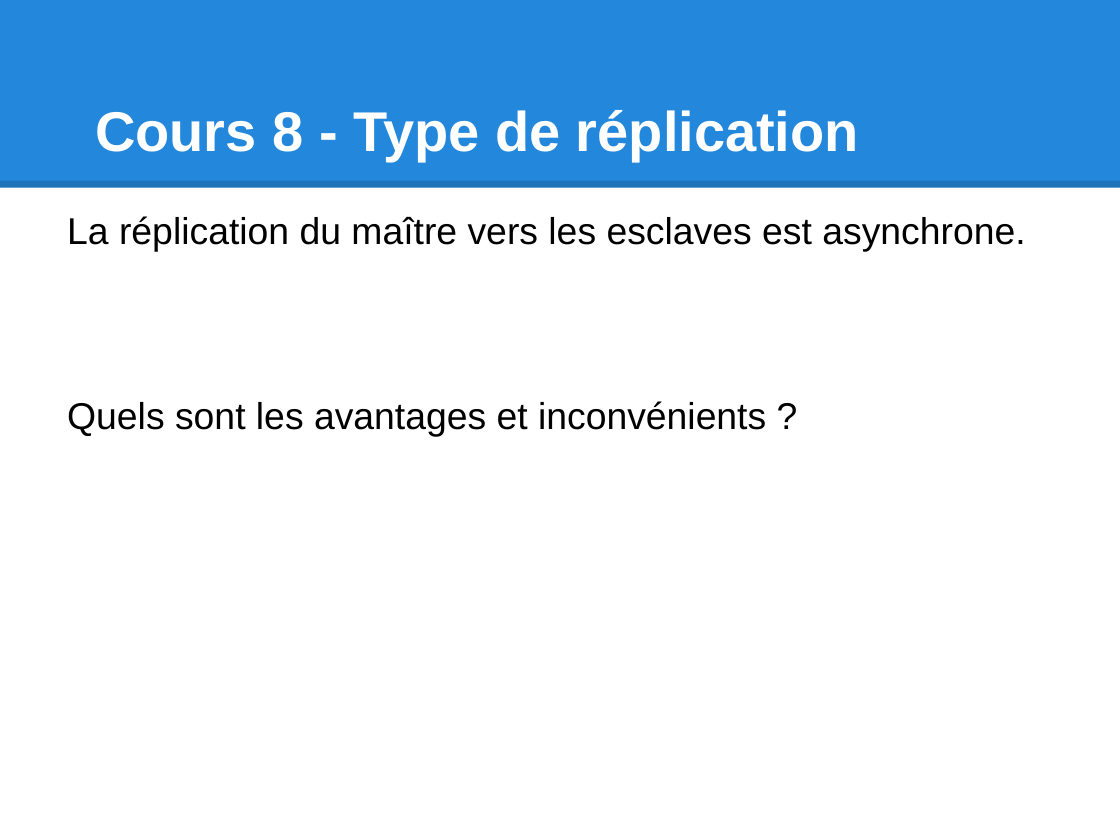
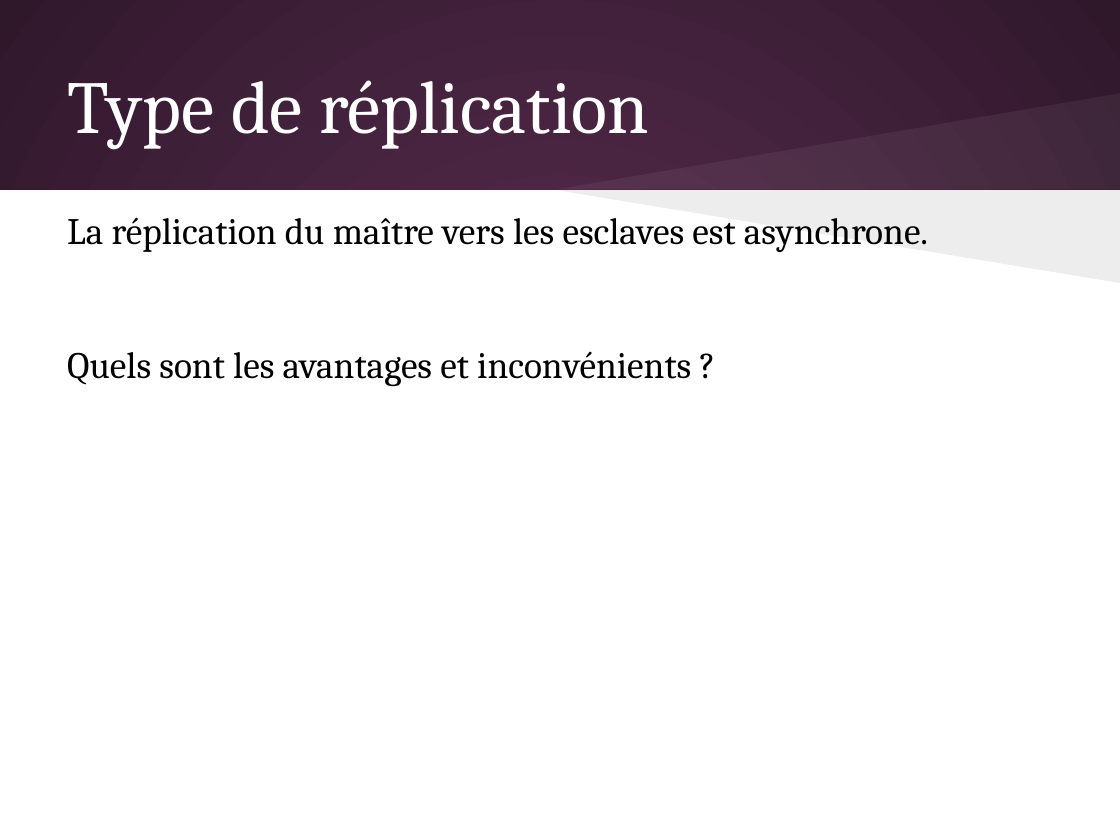
Before and after one commit to olivier-pitton/dant, a slide deck: slide 56 of mongodb/Cours_NoSQL.pptx. Drawn at 1120x840 pixels with LibreOffice and Linux fonts; fonts in the diff are those of the drawing. Boxes give left, top, right and bottom in pixels: in the first picture for what was removed or moved away, otherwise in the second. Text is boxed around its words. In the diff, an @@ line names an element or a change of style, - is before the commit and + after.

```diff
--- a/mongodb/Cours_NoSQL.pptx
+++ b/mongodb/Cours_NoSQL.pptx
@@ background #FFFFFF to gradient #592D50 to #30182B @@
@@ rectangle removed at [0, 0, 1120, 188] @@
@@ title "Type de réplication" at [67, 80, 649, 149]: vertical alignment bottom to middle @@
@@ title at [67, 80, 649, 149]: text changed; size 36 to 48 pt; font Arial to Cambria; bold off @@
-Cours 8 - Type de réplication
+Type de réplication
@@ freeform shape added at [554, 93, 1120, 189], fill #FFFFFF at 6% opacity @@
@@ line removed from (0, 184) to (1120, 184) @@
@@ rectangle added at [0, 190, 1120, 840], fill #FFFFFF @@
@@ text "La réplication du maître vers ..." at [67, 217, 928, 387]: font Arial to Cambria; indent changed; less space between paragraphs @@
@@ freeform shape added at [554, 189, 1120, 282], fill #000000 at 7% opacity @@
```
Also in this commit, not shown: 79 other slides changed, 1 other file.
